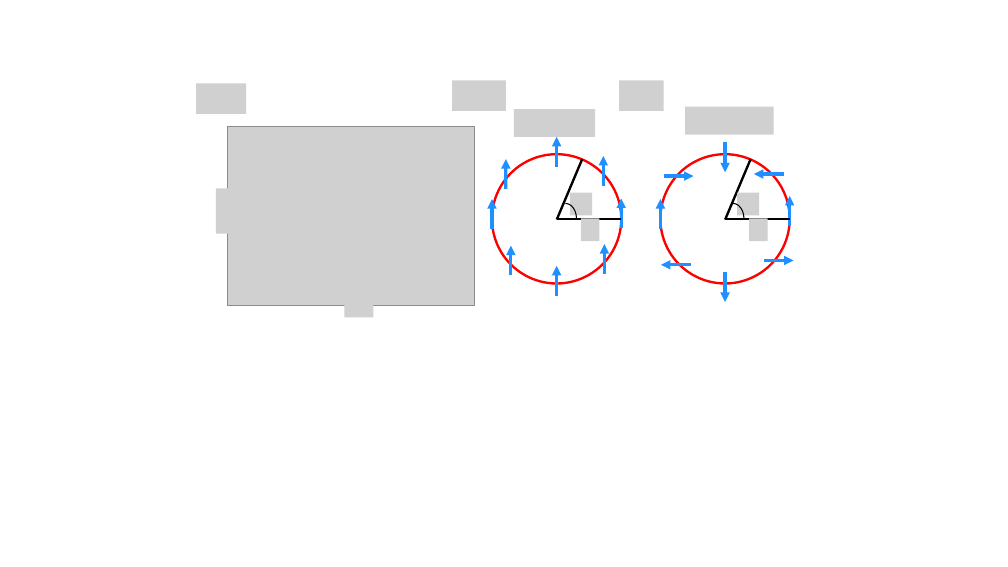
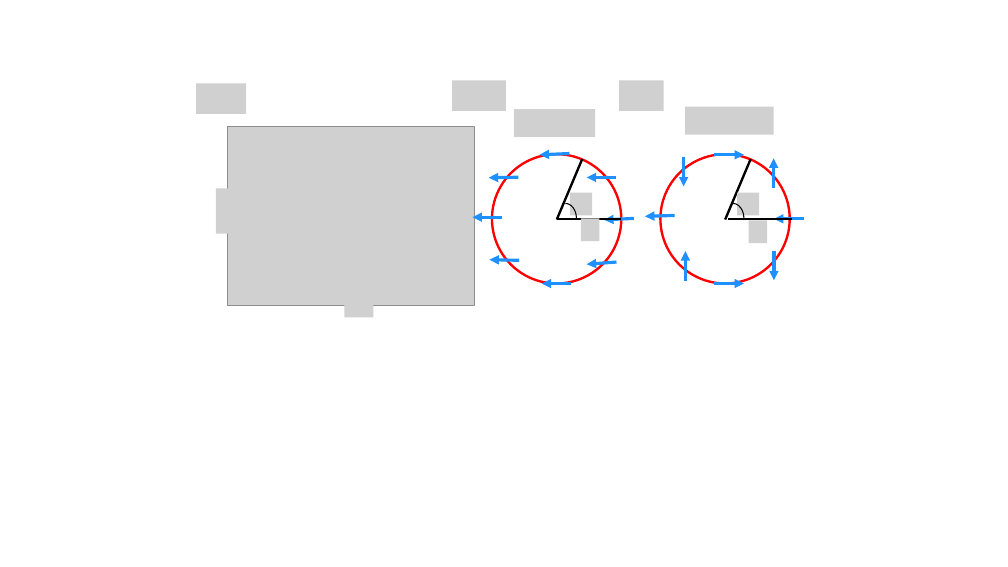
Before and after one commit to WCheng111/physics-computation, a slide deck: slide 1 of iron/vortex.pptx. Drawn at 1008x567 pixels with LibreOffice and Linux fonts; fonts in the diff are those of the drawing; grey boxes stand for pictures. Boxes give left, top, right and bottom in pixels: in the first picture for what was removed or moved away, otherwise in the second. Text is boxed around its words. In the diff, an @@ line names an element or a change of style, - is before the commit and + after.

Commit message:
update

```diff
--- a/iron/vortex.pptx
+++ b/iron/vortex.pptx
@@ arrow moved from (506, 189) - (506, 159) to (519, 177) - (488, 178) @@
@@ arrow moved from (557, 166) - (557, 137) to (569, 154) - (540, 155) @@
@@ arrow moved from (603, 186) - (603, 156) to (616, 178) - (587, 178) @@
@@ arrow moved from (664, 176) - (693, 176) to (684, 157) - (684, 187) @@
@@ arrow moved from (725, 143) - (725, 172) to (715, 155) - (744, 155) @@
@@ arrow moved from (784, 174) - (754, 174) to (774, 188) - (774, 159) @@
@@ arrow moved from (492, 229) - (492, 199) to (502, 217) - (473, 217) @@
@@ arrow moved from (622, 228) - (622, 199) to (634, 219) - (604, 220) @@
@@ arrow moved from (661, 229) - (661, 199) to (675, 216) - (645, 216) @@
@@ line moved from (790, 219) - (725, 219) to (792, 219) - (728, 219) @@
@@ arrow moved from (790, 226) - (790, 196) to (804, 219) - (774, 219) @@
@@ arrow moved from (511, 275) - (511, 246) to (520, 260) - (489, 260) @@
@@ arrow moved from (605, 274) - (605, 244) to (616, 262) - (587, 265) @@
@@ arrow moved from (691, 265) - (661, 265) to (686, 281) - (686, 251) @@
@@ arrow moved from (764, 261) - (794, 261) to (774, 250) - (774, 281) @@
@@ arrow moved from (557, 296) - (557, 266) to (572, 284) - (542, 284) @@
@@ arrow moved from (725, 272) - (725, 302) to (715, 284) - (744, 284) @@
```
